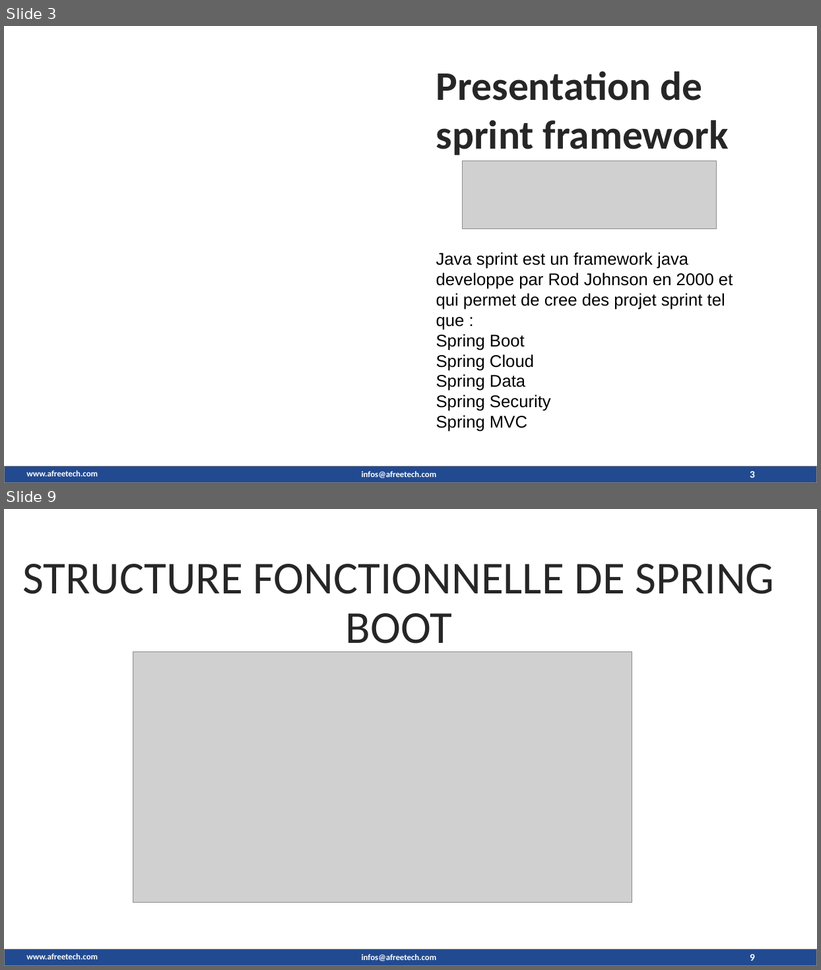
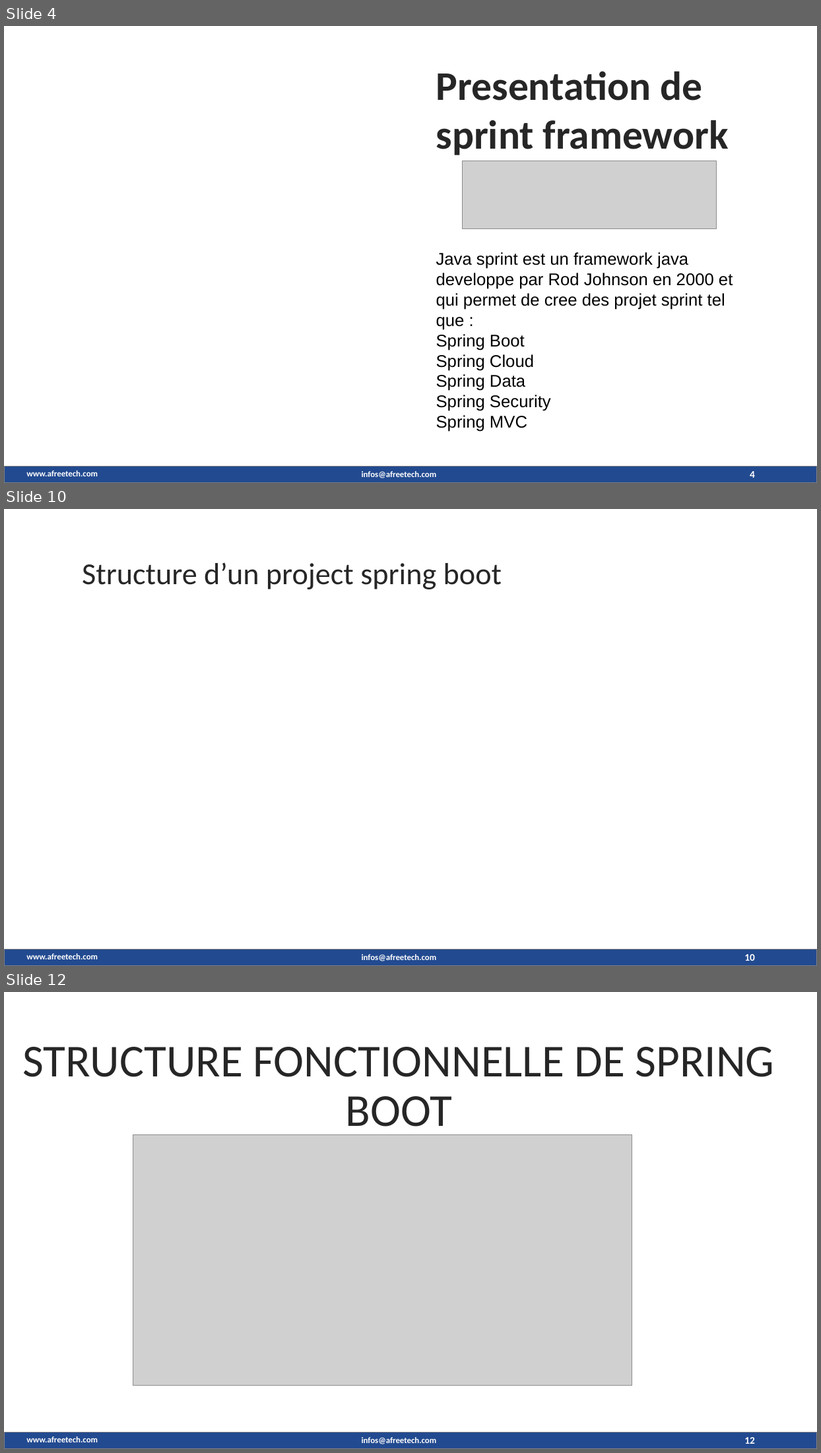
Before and after one commit to maximedorlin/maximedorlin, a slide deck: sprint boot.pptx. Shown one above the other, each under a label of ours: slides 3 and 9 before the commit, slides 4, 10 and 12 after it; the slides between them are not shown. The pictures are 821x970 and 821x1453 pixels, drawn with LibreOffice and Linux fonts; fonts in the diff are those of the drawing; grey boxes stand for pictures; background and template pictures are left out. Boxes give left, top, right and bottom in pixels: in the first picture for what was removed or moved away, otherwise in the second. Text is boxed around its words. In the diff, an @@ line names an element or a change of style, - is before the commit and + after.

Commit message:
sprint boot modifier 1
sprint boot modifier 1

```diff
--- a/sprint boot.pptx
+++ b/sprint boot.pptx
@@ slide 10 added at (4,509,817,966), background picture (left out); not listed: 3 template elements that a slide beside it also shows @@
@@ text added at (82,562,502,590), 36 pt, text #262626 @@
+Structure d’un project spring boot
@@ page number added at (745,955,755,961), 12 pt, text #FFFFFF, bold @@
+10
@@ what was slide 3 is now slide 4 @@
@@ page number at (750,472,755,478): text changed @@
-3
+4
@@ what was slide 9 is now slide 12 @@
@@ page number at (745,1438,755,1444): text changed @@
-9
+12
```
Also in this commit, not shown: 6 slides changed, 4 other slides added.
